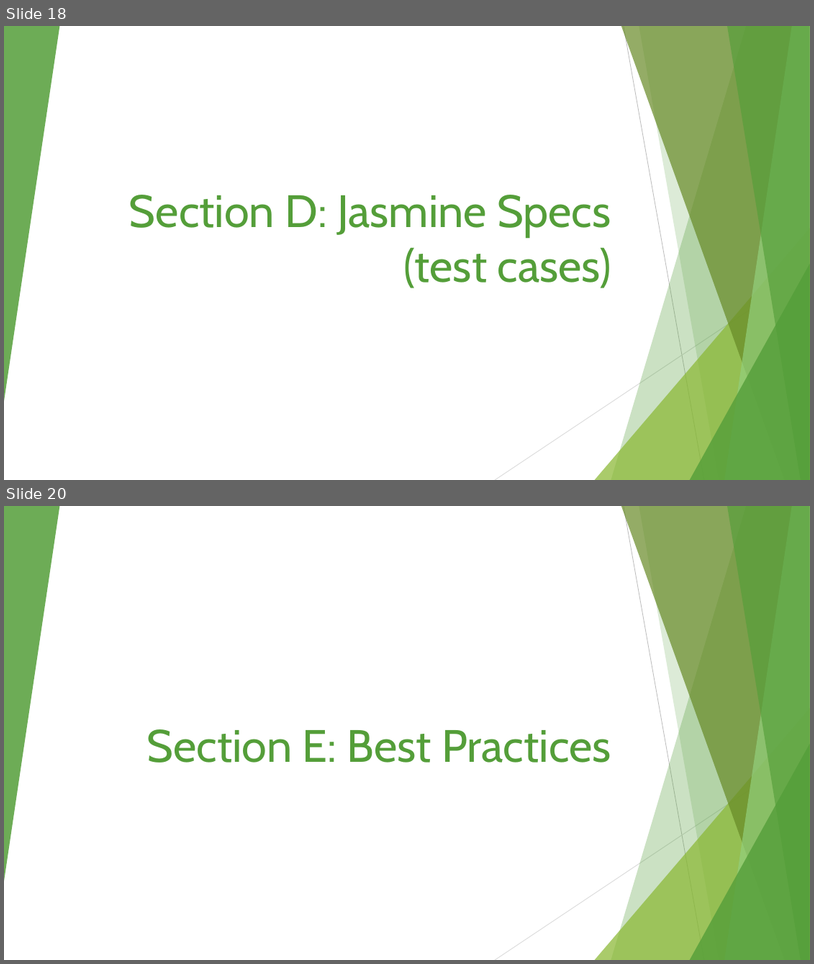
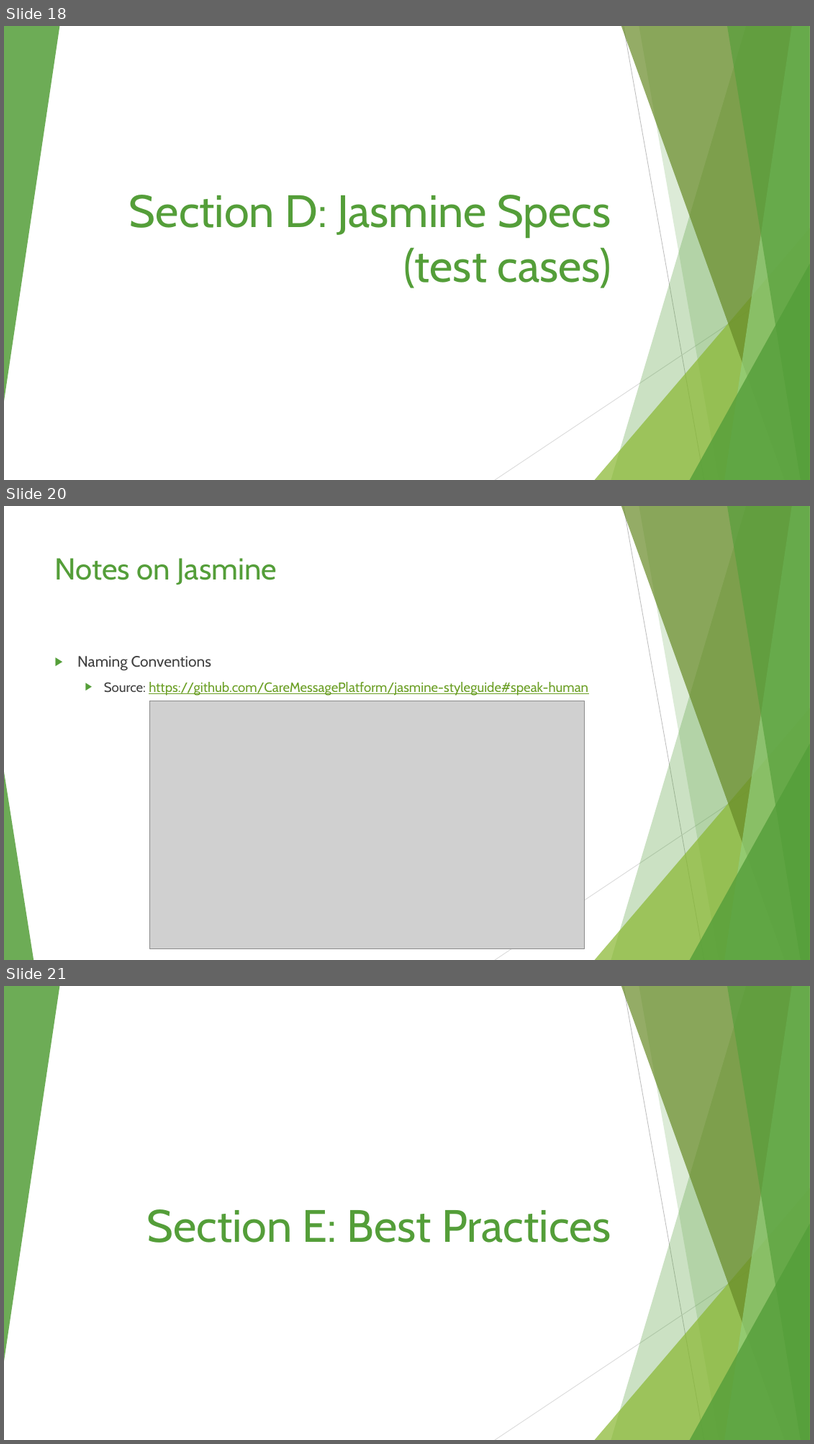
Before and after one commit to awsk1994/Karma-seed, a slide deck: Unit Testing in AngularJS.pptx. Shown one above the other, each under a label of ours: slides 18 and 20 before the commit, slides 18, 20 and 21 after it; the slides between them are not shown. The pictures are 814x964 and 814x1444 pixels, drawn with LibreOffice and Linux fonts; fonts in the diff are those of the drawing; grey boxes stand for pictures. Boxes give left, top, right and bottom in pixels: in the first picture for what was removed or moved away, otherwise in the second. Text is boxed around its words. In the diff, an @@ line names an element or a change of style, - is before the commit and + after.

```diff
--- a/Unit Testing in AngularJS.pptx
+++ b/Unit Testing in AngularJS.pptx
@@ slide 20 added at [4,506,810,960], background #FFFFFF; not listed: 9 template elements that a slide beside it also shows @@
@@ title added at [55,558,278,584], 36 pt, text #549E39 @@
+Notes on Jasmine
@@ text added at [77,656,589,695], 16 pt, text #6B9F25, underline @@
+▶ Naming Conventions
+  ▶ Source: https://github.com/CareMessagePlatform/jasmine-styleguide#speak-human
@@ picture added at [149,701,585,948] @@
@@ triangle added at [4,772,34,960], fill #549E39 at 85% opacity @@
@@ what was slide 20 is now slide 21 @@
```
Also in this commit, not shown: 1 slide changed, 1 other file.
